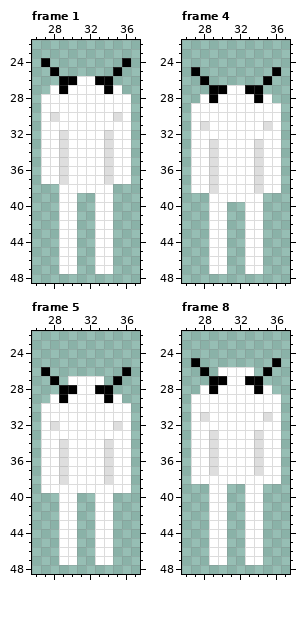
Edited in one commit: pixel-art file (Assets/Art/Characters/Player/Idle/Player_Idle_Up.aseprite). The first picture shows the starting point.
64x64 pixels, 8 frames. Shown: frame 1: x 26..37, y 22..48; frame 4: x 26..37, y 22..48; frame 5: x 26..37, y 22..48; frame 8: x 26..37, y 22..48. The commit also changed other frames, which this record leaves out.
New version:
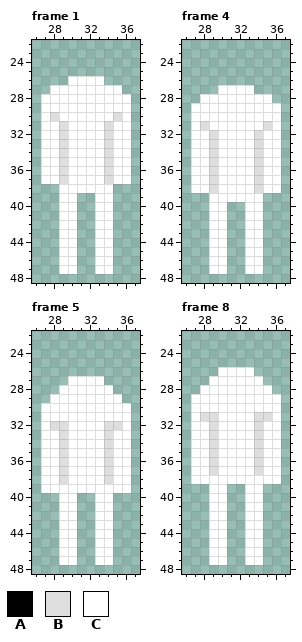
Palette (. is transparent): A #000000  B #dedede  C #ffffff
Change:
layer "Weapons/Dagger" now hidden
--- frame 1
@@ x 26..37 @@
 23 ............
-24 .A........A.
-25 ..A......A..
-26 ...AACCAA...
-27 ..CACCCCAC..
+24 ............
+25 ............
+26 ....CCCC....
+27 ..CCCCCCCC..
 28 .CCCCCCCCCC.
@@ x 26..37 @@
 30 .CBCCCCCCBC.
-31 .CCCCCCCCCC.
+31 .CCBCCCCBCC.
 32 .CCBCCCCBCC.
--- frame 4
@@ x 26..37 @@
 24 ............
-25 .A........A.
-26 ..A......A..
-27 ...AACCAA...
-28 ..CACCCCAC..
+25 ............
+26 ............
+27 ....CCCC....
+28 ..CCCCCCCC..
 29 .CCCCCCCCCC.
@@ x 26..37 @@
 31 .CBCCCCCCBC.
-32 .CCCCCCCCCC.
+32 .CCBCCCCBCC.
 33 .CCBCCCCBCC.
--- frame 5
@@ x 26..37 @@
 25 ............
-26 .A........A.
-27 ..A.CCCC.A..
-28 ...AACCAA...
-29 ..CACCCCAC..
+26 ............
+27 ....CCCC....
+28 ...CCCCCC...
+29 ..CCCCCCCC..
 30 .CCCCCCCCCC.
 31 .CCCCCCCCCC.
-32 .CBCCCCCCBC.
-33 .CCCCCCCCCC.
+32 .CBBCCCCBBC.
+33 .CCBCCCCBCC.
 34 .CCBCCCCBCC.
--- frame 8
@@ x 26..37 @@
 24 ............
-25 .A........A.
-26 ..A.CCCC.A..
-27 ...AACCAA...
-28 ..CACCCCAC..
+25 ............
+26 ....CCCC....
+27 ...CCCCCC...
+28 ..CCCCCCCC..
 29 .CCCCCCCCCC.
 30 .CCCCCCCCCC.
-31 .CBCCCCCCBC.
-32 .CCCCCCCCCC.
+31 .CBBCCCCBBC.
+32 .CCBCCCCBCC.
 33 .CCBCCCCBCC.
Where, in picture pixels (left, top, right, bottom), the same in both pictures:
changed: (41, 58, 131, 94)
changed: (59, 121, 113, 130)
changed: (191, 67, 281, 139)
changed: (41, 367, 131, 439)
changed: (191, 358, 281, 430)
